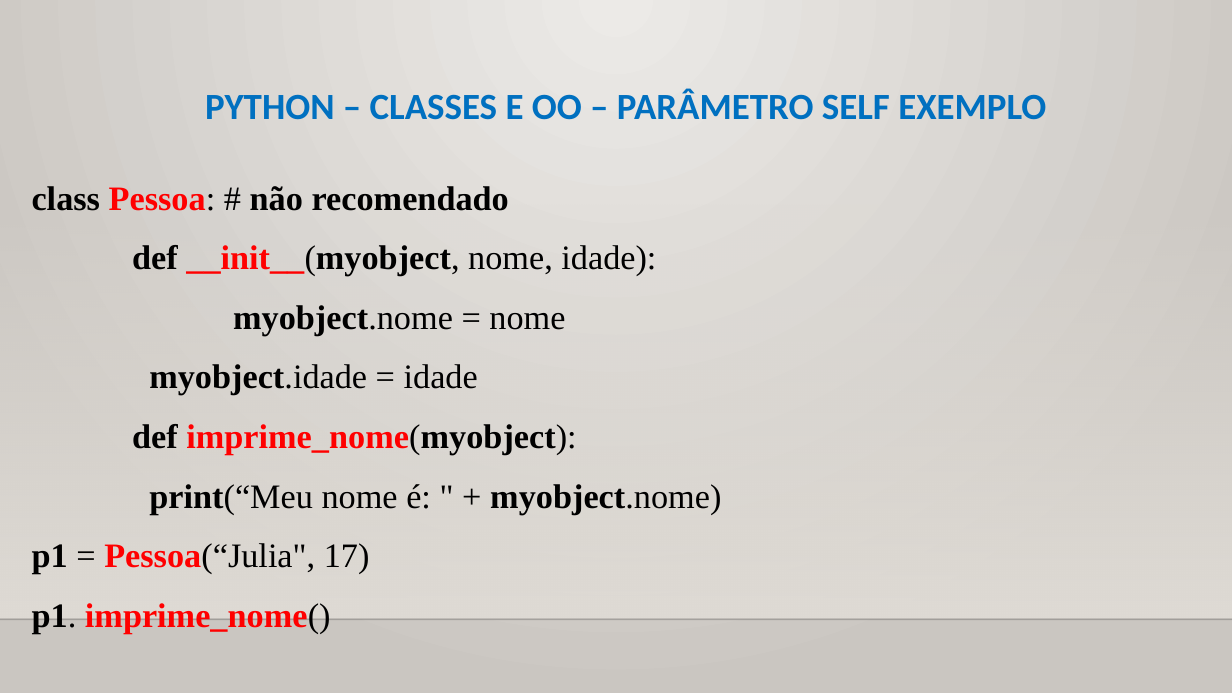
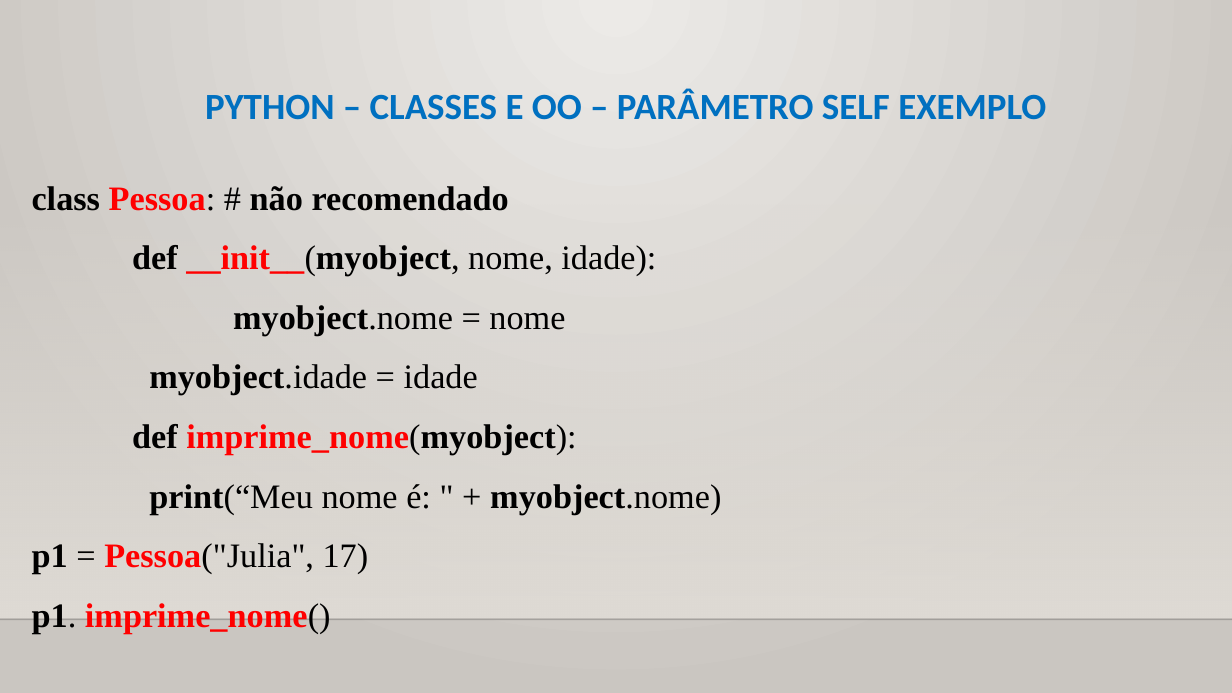
Before and after one commit to CloudEducationBrazil/WydenUniRuyPythonRAD, a slide deck: slide 10 of 01 Classes/Aula 11 RAD Python - Classes - Orientação a Objetos.pptx. Drawn at 1232x693 pixels with LibreOffice and Linux fonts; fonts in the diff are those of the drawing; background and template pictures are left out. Boxes give left, top, right and bottom in pixels: in the first picture for what was removed or moved away, otherwise in the second. Text is boxed around its words. In the diff, an @@ line names an element or a change of style, - is before the commit and + after.

```diff
--- a/01 Classes/Aula 11 RAD Python - Classes - Orientação a Objetos.pptx
+++ b/01 Classes/Aula 11 RAD Python - Classes - Orientação a Objetos.pptx
@@ text at (x1=32, y1=543, x2=369, y2=574): text changed @@
-p1 = Pessoa(“Julia", 17)
+p1 = Pessoa("Julia", 17)
```
Also in this commit, not shown: 6 other slides changed.
